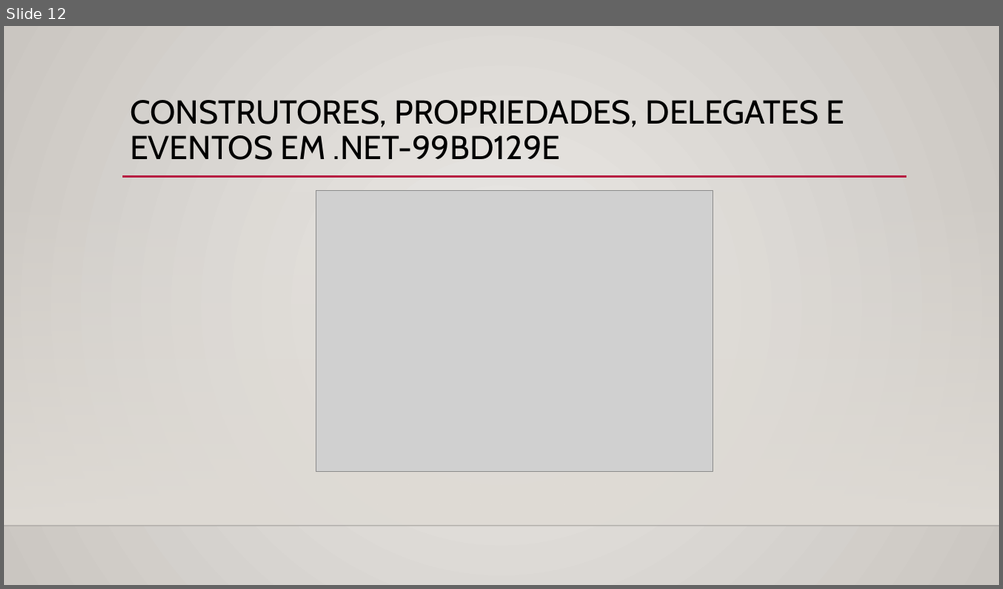
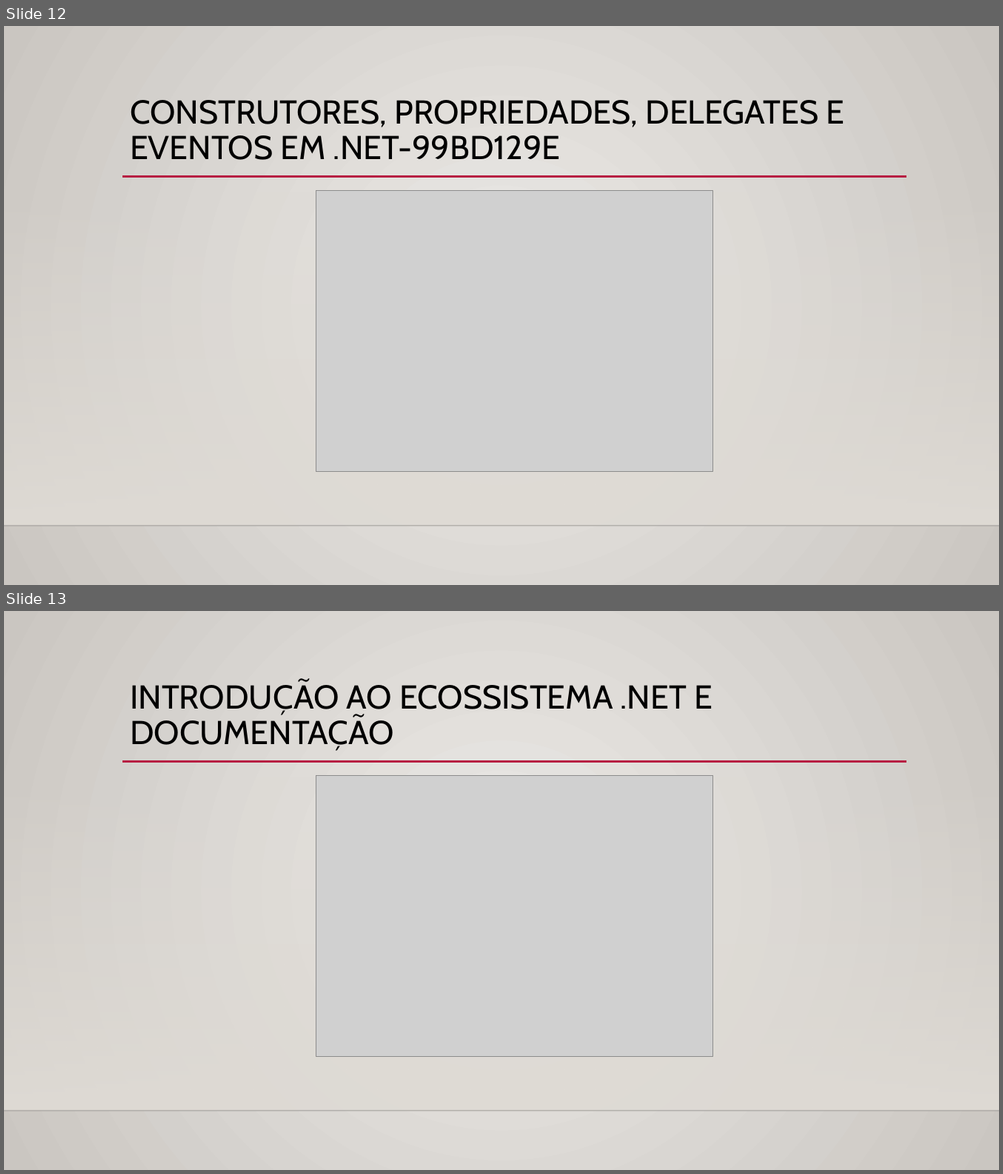
Before and after one commit to Rosem111/Evolu-o-na-DIO, a slide deck: Conquistas/Conquistas.pptx. Shown one above the other, each under a label of ours: slide 12 before the commit, slides 12 and 13 after it. The pictures are 1003x589 and 1003x1174 pixels, drawn with LibreOffice and Linux fonts; fonts in the diff are those of the drawing; grey boxes stand for pictures; background and template pictures are left out. Boxes give left, top, right and bottom in pixels: in the first picture for what was removed or moved away, otherwise in the second. Text is boxed around its words. In the diff, an @@ line names an element or a change of style, - is before the commit and + after.

```diff
--- a/Conquistas/Conquistas.pptx
+++ b/Conquistas/Conquistas.pptx
@@ slide 13 added at [4,611,999,1170], background gradient #ECEAE7 to #CAC7C1; not listed: 3 template elements that a slide beside it also shows @@
@@ title added at [130,681,712,751], 32 pt, text #000000 @@
+INTRODUÇÃO AO ECOSSISTEMA .NET E DOCUMENTAÇÃO
@@ picture added at [316,775,713,1056] @@
```
Also in this commit, not shown: 1 other slide added.
